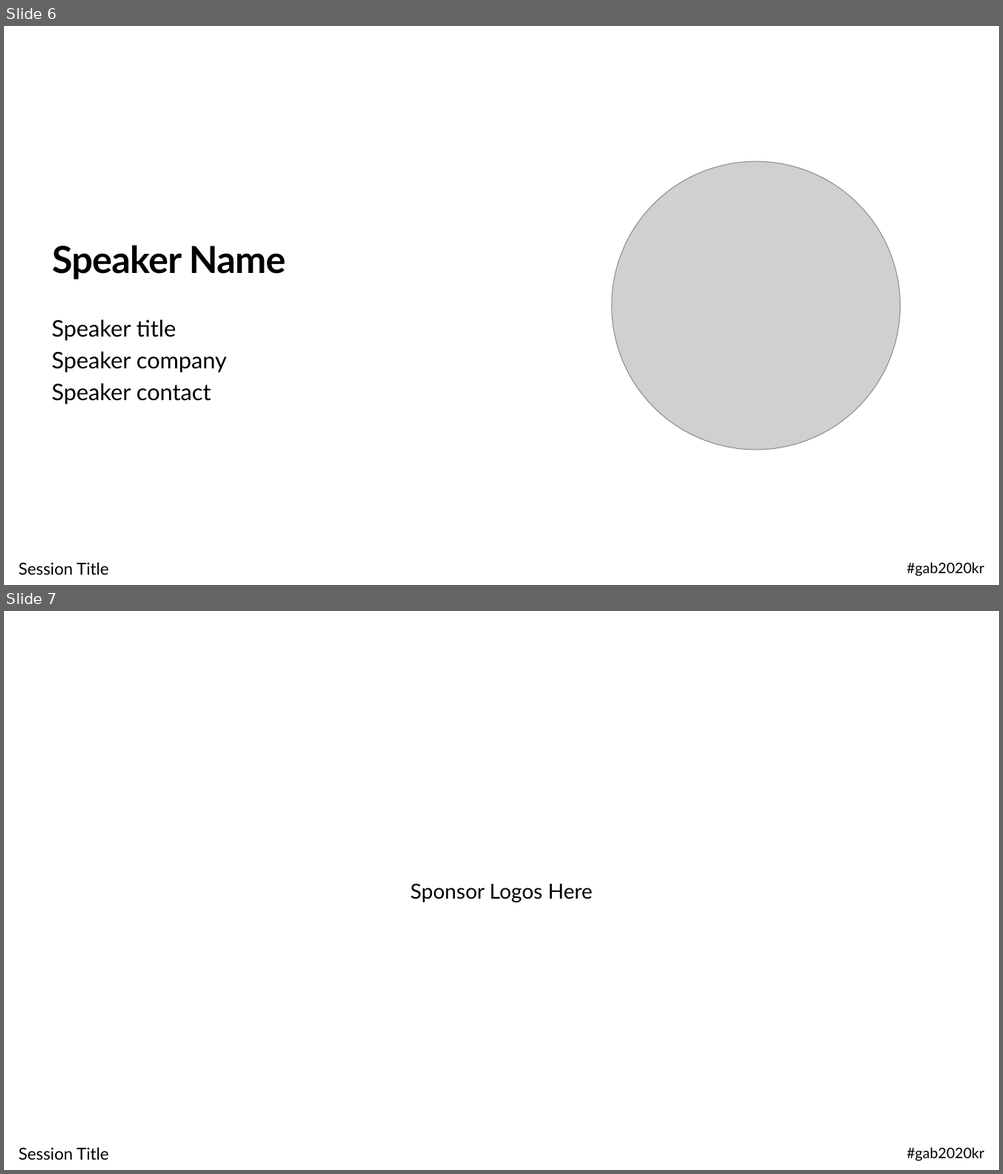
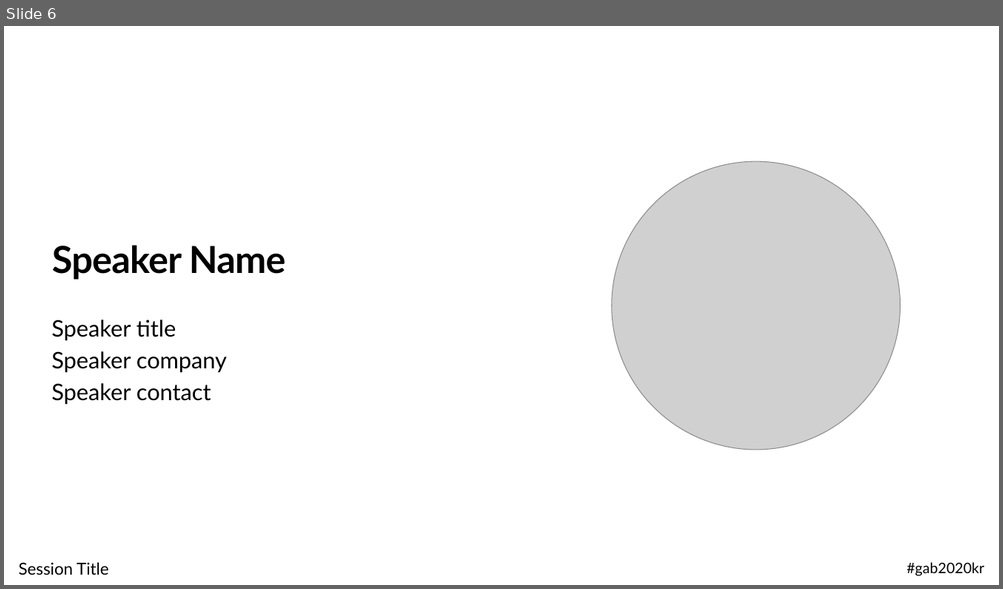
Before and after one commit to krazure/gab2020kr, a slide deck: templates/template-speaker-v0.2.pptx. Shown one above the other, each under a label of ours: slides 6 and 7 before the commit, slide 6 after it. The pictures are 1003x1174 and 1003x589 pixels, drawn with LibreOffice and Linux fonts; fonts in the diff are those of the drawing; grey boxes stand for pictures; background and template pictures are left out. Boxes give left, top, right and bottom in pixels: in the first picture for what was removed or moved away, otherwise in the second. Text is boxed around its words. In the diff, an @@ line names an element or a change of style, - is before the commit and + after.

```diff
--- a/templates/template-speaker-v0.2.pptx
+++ b/templates/template-speaker-v0.2.pptx
@@ slide 7 removed at bbox=[4, 611, 999, 1170], background #FFFFFF; not listed: 1 template element that a slide beside it also shows @@
@@ text removed at bbox=[410, 883, 592, 903] @@
-Sponsor Logos Here
@@ text removed at bbox=[19, 1147, 109, 1160] @@
-Session Title
```
Also in this commit, not shown: 1 slide changed, 1 slide added.
